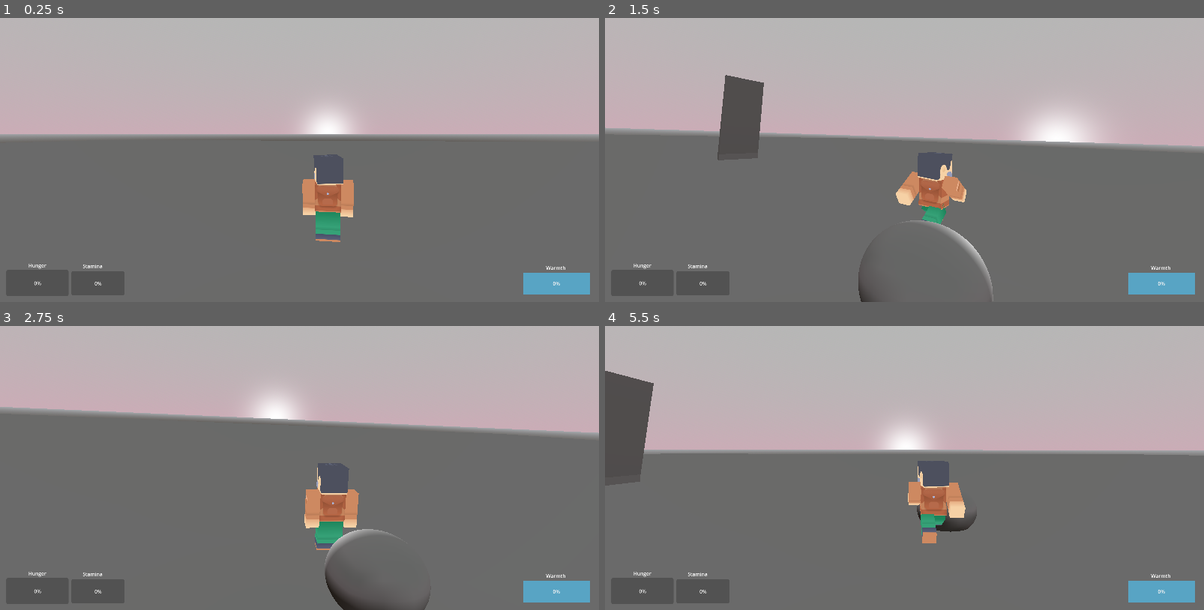
Above: before the commit, frames 1-4 (two rows, left to right).
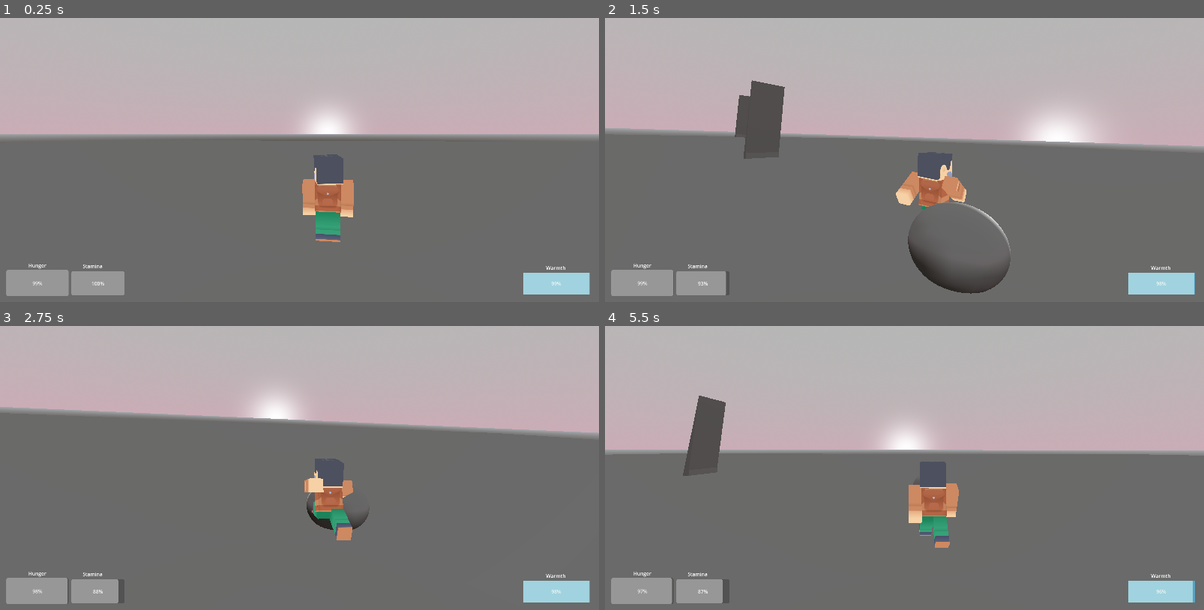
Above: after the commit, the same moments.

Repository: dinosaur890123/alpine-survivor
Game: Godot game, scene res://main.tscn
Same seed, same stepped clock (60 frames per second), same inputs: the game is played once before the commit and once after it.
Inputs (mouse positions are in pixels of both pictures, inside the frame that each line leads up to):
- Up to frame 1 (0.25 s): no input
- Up to frame 2 (1.5 s): tap Enter (ui_accept) at 0.5, 0.77 s; move the mouse to (934, 131) at 0.52 s; hold Shift (sprint) 0.53-1.28 s; hold W (move_forward) from 0.53 s (still down); move the mouse to (874, 134) at 1.27 s; tap C (craft_campfire) at 1.35 s
- Up to frame 3 (2.75 s): keep holding W (move_forward); tap Enter (ui_accept) at 1.52 s; tap Shift (sprint) at 1.55 s; move the mouse to (311, 436) at 2.02 s; hold Shift (sprint) from 2.03 s (still down); tap E (interact) at 2.1 s
- Up to frame 4 (5.5 s): keep holding W (move_forward); move the mouse to (898, 448) at 2.77 s; release Shift (sprint) at 2.78 s; tap Shift (sprint) at 2.85, 4.55, 5.3 s; tap Enter (ui_accept) at 3.02, 3.77, 4.52 s; move the mouse to (946, 445) at 3.52 s; hold Shift (sprint) 3.53-4.28 s; tap Alt at 3.6 s; move the mouse to (856, 436) at 4.27 s; tap Space at 4.35 s; move the mouse to (910, 442) at 5.02 s; hold Q from 5.03 s (still down)

The runs differ from the first frame. In frame 1, 2.5% of the frame differs, in the area x 1-99%, y 88-98%; in frame 2, 6.2%; in frame 3, 4.9%; in frame 4, 7.2%, in the area x 0-99%, y 15-98%.
Error before the commit: Parse Error: Identifier "warmth_zones" not declared in the current scope. (res://player_stats.gd:30)

Commit message:
Removed timer, thinking of switching to a variable fuel system

Diff:
--- a/campfire.gd
+++ b/campfire.gd
@@ -1,4 +1,7 @@
 extends Area3D
+var fuel: float = 100.0
+var is_lit: bool = true
+var is_player_inside: bool = false
 func _ready():
     body_entered.connect(_on_body_entered)
     body_exited.connect(_on_body_exited)
--- a/campfire.tscn
+++ b/campfire.tscn
@@ -1,6 +1,10 @@
-[gd_scene load_steps=2 format=3 uid="uid://8ghwlgur3sly"]
+[gd_scene load_steps=4 format=3 uid="uid://8ghwlgur3sly"]
 
 [ext_resource type="Script" uid="uid://cbe8oj4ivgn81" path="res://campfire.gd" id="1_oufq8"]
+
+[sub_resource type="BoxMesh" id="BoxMesh_oufq8"]
+
+[sub_resource type="BoxShape3D" id="BoxShape3D_b5him"]
 
 [node name="Campfire" type="Area3D"]
 script = ExtResource("1_oufq8")
@@ -8,6 +12,8 @@
 [node name="Area3D" type="Area3D" parent="."]
 
 [node name="MeshInstance3D" type="MeshInstance3D" parent="."]
+transform = Transform3D(3.5693347, 0, 0, 0, 2.4350264, 0, 0, 0, 1.4739025, 0, 1.0088342, 0.4532404)
+mesh = SubResource("BoxMesh_oufq8")
 
 [node name="OmniLight3D" type="OmniLight3D" parent="."]
 light_color = Color(0.711828, 0.44834095, 0.17444581, 1)
@@ -15,3 +21,6 @@
 [node name="Timer" type="Timer" parent="."]
 wait_time = 60.0
 autostart = true
+
+[node name="CollisionShape3D" type="CollisionShape3D" parent="."]
+shape = SubResource("BoxShape3D_b5him")
--- a/main.tscn
+++ b/main.tscn
@@ -1,7 +1,8 @@
-[gd_scene load_steps=8 format=3 uid="uid://c05wbfojstold"]
+[gd_scene load_steps=9 format=3 uid="uid://c05wbfojstold"]
 
 [ext_resource type="PackedScene" uid="uid://cbhhwf1uenmqj" path="res://player.tscn" id="1_ig7tw"]
 [ext_resource type="PackedScene" uid="uid://btdfblg0uvxbf" path="res://hud.tscn" id="2_0xm2m"]
+[ext_resource type="Script" uid="uid://cjecp12253ds1" path="res://shelter.gd" id="3_1bvp3"]
 [ext_resource type="PackedScene" uid="uid://c35rcrybyasaj" path="res://berry_bush.tscn" id="3_h2yge"]
 
 [sub_resource type="ProceduralSkyMaterial" id="ProceduralSkyMaterial_7dm0k"]
@@ -51,6 +52,7 @@
 [node name="HUD" parent="CanvasLayer" instance=ExtResource("2_0xm2m")]
 
 [node name="Area3D" type="Area3D" parent="."]
+script = ExtResource("3_1bvp3")
 
 [node name="CollisionShape3D" type="CollisionShape3D" parent="Area3D"]
 transform = Transform3D(24.140266, 0, 0, 0, 14.849361, 0, 0, 0, 8.354378, -2.1452775, 8.282789, 0)
--- a/player_stats.gd
+++ b/player_stats.gd
@@ -6,30 +6,34 @@
 var max_hunger: float = 100.0
 var current_hunger: float = 100.0
 var is_sheltered: bool = false
+var warmth_zones: int = 0
 var inventory = {}
+
 func _process(delta):
-	current_hunger -= 0.5 * delta
-	if not is_sheltered:
-		current_warmth -= 1.0 * delta
-	if not Input.is_action_pressed("sprint") and current_stamina < max_stamina:
-		current_stamina += 5 * delta
-	current_warmth -= 1.0 * delta
-	current_hunger = max(0, current_hunger)
-	current_warmth = max(0, current_warmth)
-	current_stamina = clamp(current_stamina, 0, max_stamina)
-	if current_hunger == 0 or current_warmth == 0:
-		print("Game Over!")
-		get_tree().reload_current_scene()
+    current_hunger -= 0.5 * delta
+    if not is_sheltered and warmth_zones <= 0:
+        current_warmth -= 1.0 * delta
+
+    if not Input.is_action_pressed("sprint") and current_stamina < max_stamina:
+        current_stamina += 5 * delta
+    current_hunger = max(0, current_hunger)
+    current_warmth = max(0, current_warmth)
+    current_stamina = clamp(current_stamina, 0, max_stamina)
+    if current_hunger == 0 or current_warmth == 0:
+        print("Game Over!")
+        get_tree().reload_current_scene()
+
 func add_to_inventory(item_name):
-	if inventory.has(item_name):
-		inventory[item_name] += 1
-	else:
-		inventory[item_name] = 1
-	print("Inventory: ", inventory)
+    if inventory.has(item_name):
+        inventory[item_name] += 1
+    else:
+        inventory[item_name] = 1
+    print("Inventory: ", inventory)
+
 func enter_warmth_zone():
-	warmth_zones += 1
-	print("Entered warmth zone. Total zones: ", warmth_zones)
+    warmth_zones += 1
+    print("Entered warmth zone. Total zones: ", warmth_zones)
 
 func exit_warmth_zone():
-	warmth_zones -= 1
-	print("Exited warmth zone. Total zones: ", warmth_zones)
+    warmth_zones -= 1
+    print("Exited warmth zone. Total zones: ", warmth_zones)
--- /dev/null
+++ b/shelter.gd
@@ -0,0 +1,15 @@
+extends Area3D
+
+func _ready():
+    body_entered.connect(_on_body_entered)
+    body_exited.connect(_on_body_exited)
+
+func _on_body_entered(body):
+    if body.is_in_group("player"):
+        PlayerStats.is_sheltered = true
+        print("Player entered shelter.")
+
+func _on_body_exited(body):
+    if body.is_in_group("player"):
+        PlayerStats.is_sheltered = false
+        print("Player exited shelter.")
Not shown, added: shelter.gd.uid
